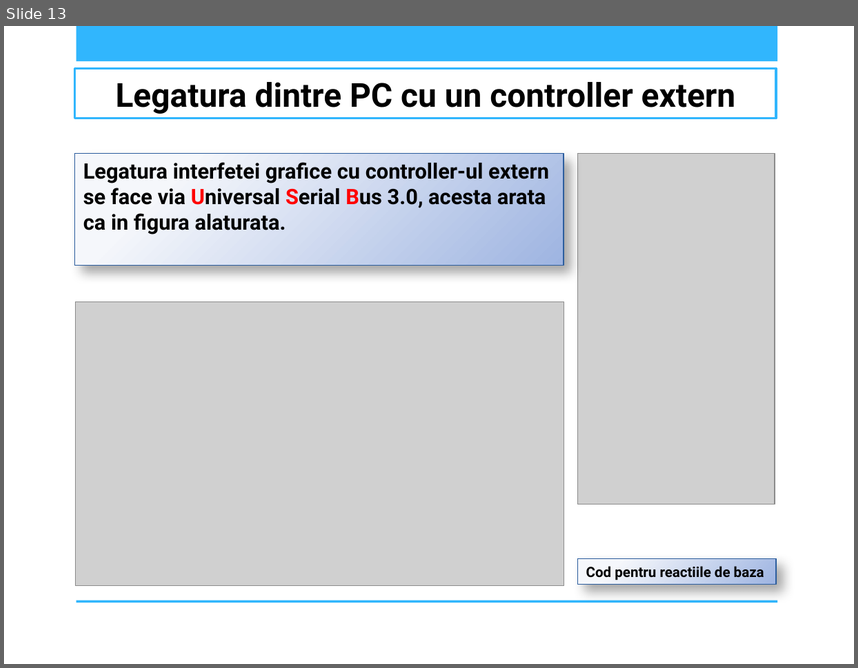
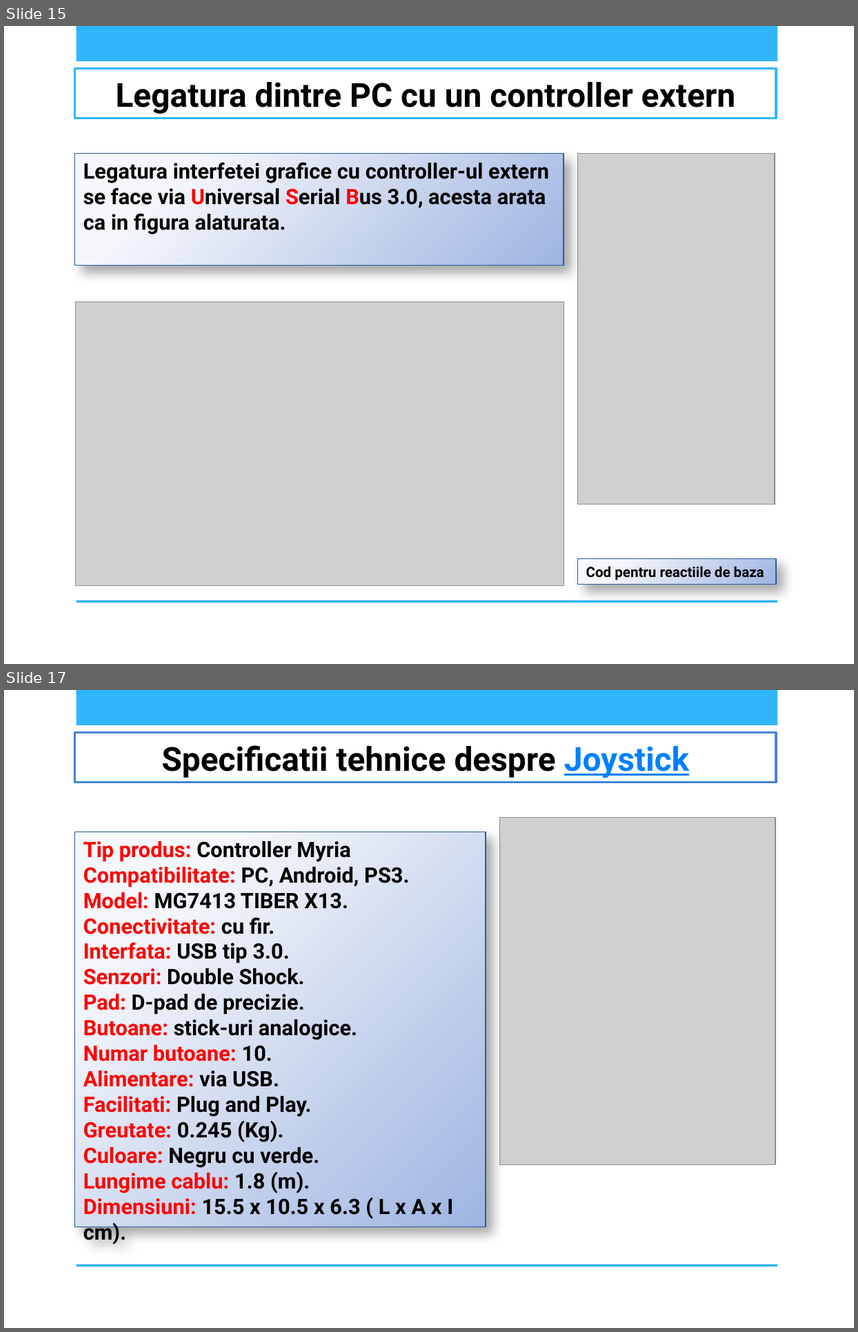
Before and after one commit to AndreeaDraghici/Bubble-Shooter-Game, a slide deck: docs/IOC_PrezentareBubbleShooter_DraghiciCiontu_CR4S1A.pptx. Shown one above the other, each under a label of ours: slide 13 before the commit, slides 15 and 17 after it; the slides between them are not shown. The pictures are 858x668 and 858x1332 pixels, drawn with LibreOffice and Linux fonts; fonts in the diff are those of the drawing; grey boxes stand for pictures; background and template pictures are left out. Boxes give left, top, right and bottom in pixels: in the first picture for what was removed or moved away, otherwise in the second. Text is boxed around its words. In the diff, an @@ line names an element or a change of style, - is before the commit and + after.

Commit message:
feat: integrate jinput lib to detect and connect to joystick and prepare the final doc delivery

```diff
--- a/docs/IOC_PrezentareBubbleShooter_DraghiciCiontu_CR4S1A.pptx
+++ b/docs/IOC_PrezentareBubbleShooter_DraghiciCiontu_CR4S1A.pptx
@@ slide 17 added at <box>4,690,854,1328</box>, background picture (left out); not listed: 2 template elements that a slide beside it also shows @@
@@ title added at <box>74,733,776,782</box>, fill #FFFFFF, outline #4584D3 2 pt, 28 pt, text #000000, bold @@
+Specificatii tehnice despre Joystick
@@ rectangle added at <box>74,832,485,1226</box>, fill gradient #F5F7FB to #9EB5E1, outline #2D5F9F 0.75 pt, 18 pt, text #000000, bold @@
+Tip produs: Controller Myria
+Compatibilitate: PC, Android, PS3.
+Model: MG7413 TIBER X13.
+Conectivitate: cu fir.
+Interfata: USB tip 3.0.
+Senzori: Double Shock.
+Pad: D-pad de precizie.
+Butoane: stick-uri analogice.
+Numar butoane: 10.
+Alimentare: via USB.
+Facilitati: Plug and Play.
+Greutate: 0.245 (Kg).
+Culoare: Negru cu verde.
+Lungime cablu: 1.8 (m).
+Dimensiuni: 15.5 x 10.5 x 6.3 ( L x A x I cm).
@@ picture added at <box>499,818,775,1164</box> @@
@@ what was slide 13 is now slide 15 @@
```
Also in this commit, not shown: 5 other slides added, 13 other files.
